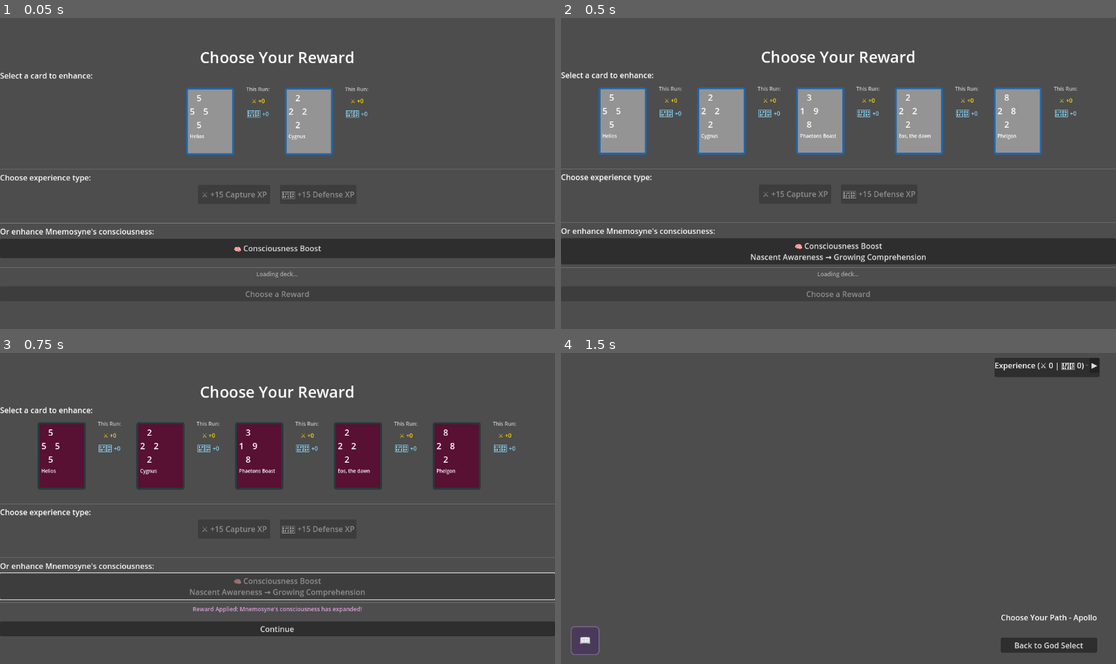
Above: before the commit, frames 1-4 (two rows, left to right).
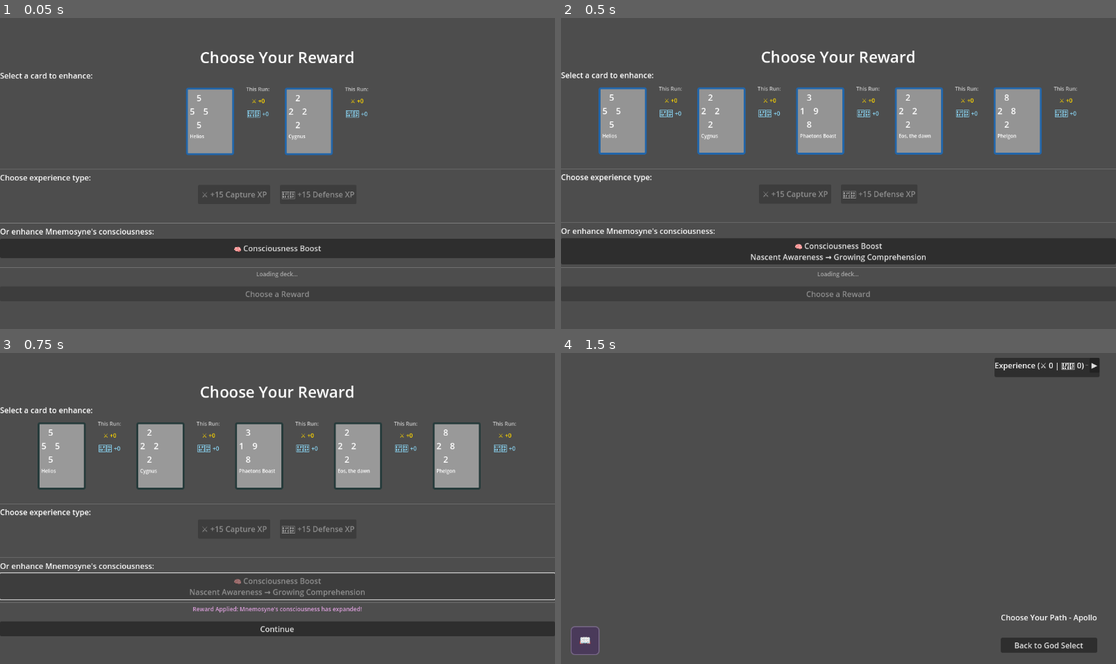
Above: after the commit, the same moments.

Repository: leslieharding/Mnemosyne
Game: Godot game, scene res://Scenes/RewardScreen.tscn
Same seed, same stepped clock (60 frames per second), same inputs: the game is played once before the commit and once after it. This scene is started directly instead of the project's main scene.
Inputs:
- Up to frame 1 (0.05 s): no input
- Up to frame 2 (0.5 s): no input
- Up to frame 3 (0.75 s): click "🧠 Consciousness Boost Nascent…" at 0.5 s
- Up to frame 4 (1.5 s): click "Continue" at 1.25 s

Frames 1-2 are identical in both runs. In frame 3, 8.2% of the frame differs, in the area x 7-87%, y 22-44%; in frame 4, nothing differs.
Error in both runs: Invalid access to property or key 'nodes' on a base object of type 'Nil'. (res://Scripts/run_map.gd:106)

Commit message:
card background on selection issue sort of fixed mild improvements

Diff:
--- a/Scripts/card_display.gd
+++ b/Scripts/card_display.gd
@@ -33,7 +33,7 @@
 func create_selection_styles():
 	# Default style (from scene)
 	default_style = StyleBoxFlat.new()
-	default_style.bg_color = Color("#581033", 1.0)
+
 	default_style.border_width_left = 4
 	default_style.border_width_top = 4
 	default_style.border_width_right = 4
@@ -44,13 +44,15 @@
 	default_style.corner_radius_bottom_right = 4
 	default_style.corner_radius_bottom_left = 4
 
-	# Selected style (brighter border)
+	# Selected style (same background, only border changes)
 	selected_style = default_style.duplicate()
-	selected_style.border_color = Color("#44AAFF")  # Bright blue
+	selected_style.border_color = Color("#44AAFF")  # Bright blue border
 	selected_style.border_width_left = 6
 	selected_style.border_width_top = 6
 	selected_style.border_width_right = 6
 	selected_style.border_width_bottom = 6
+
+
 
 # Set up the card display with card data
 func setup(card: CardResource):
